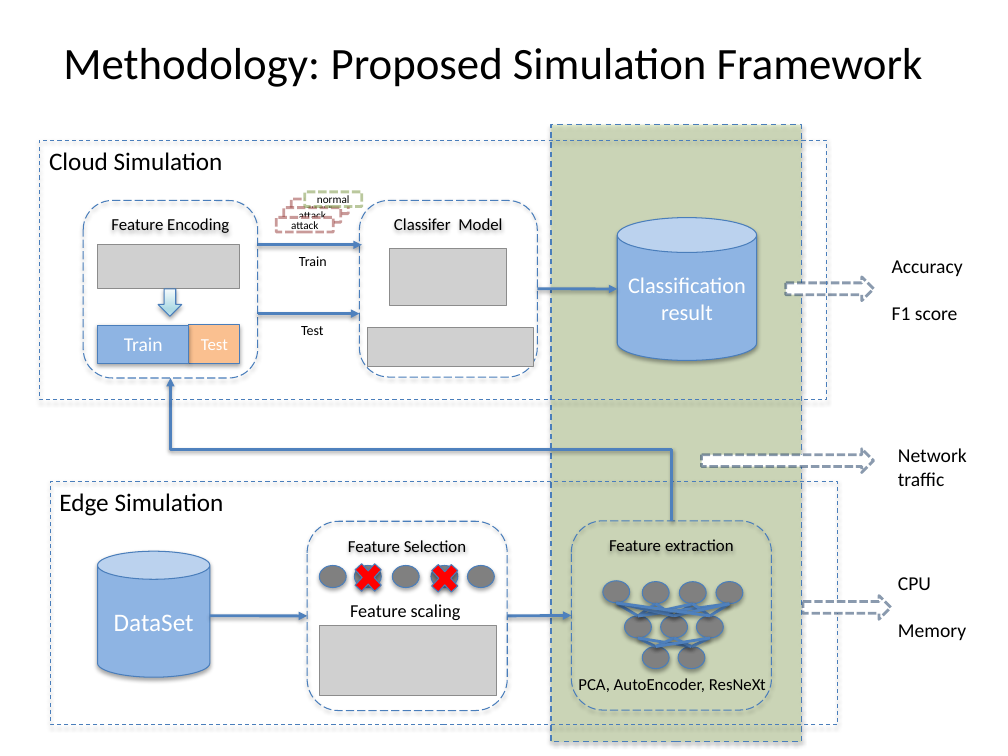
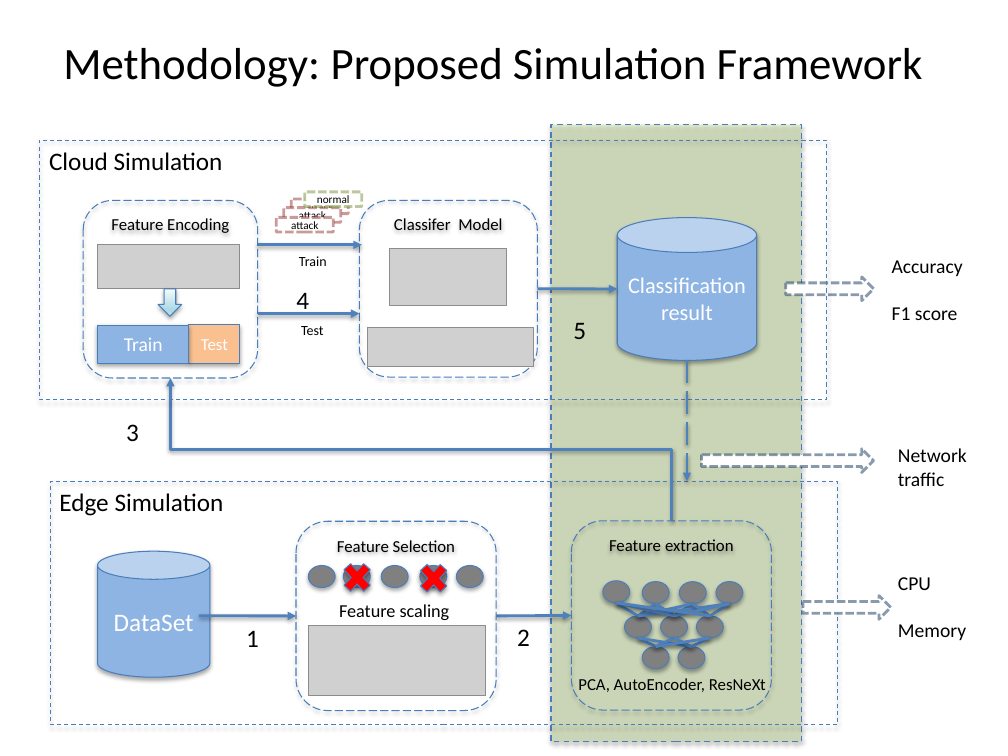
Before and after one commit to YMa10-ACS/Edge-IDS-Framework, a slide deck: slide 6 of Presentation/IoMT_IDS_Presentation.pptx. Drawn at 1008x756 pixels with LibreOffice and Linux fonts; fonts in the diff are those of the drawing; grey boxes stand for pictures. Boxes give left, top, right and bottom in pixels: in the first picture for what was removed or moved away, otherwise in the second. Text is boxed around its words. In the diff, an @@ line names an element or a change of style, - is before the commit and + after.

```diff
--- a/Presentation/IoMT_IDS_Presentation.pptx
+++ b/Presentation/IoMT_IDS_Presentation.pptx
@@ text added at (x1=296, y1=292, x2=309, y2=315), 18 pt, text #000000 @@
+4
@@ text added at (x1=573, y1=323, x2=586, y2=339), 18 pt, text #000000 @@
+5
@@ arrow added from (687, 361) to (687, 481), #4F81BD 2 pt dashed @@
@@ text added at (x1=126, y1=424, x2=139, y2=441), 18 pt, text #000000 @@
+3
@@ 5 ellipses, 2 crosses, 1 picture, 1 rounded rectangle, 1 text, 1 arrow moved together from (x1=210, y1=521, x2=508, y2=711) to (x1=199, y1=521, x2=497, y2=711) @@
@@ arrow moved from (507, 616) - (572, 616) to (496, 616) - (572, 616) @@
@@ text added at (x1=517, y1=629, x2=530, y2=646), 18 pt, text #000000 @@
+2
@@ text added at (x1=246, y1=630, x2=259, y2=647), 18 pt, text #000000 @@
+1
```
Also in this commit, not shown: 1 other slide changed, 1 slide added, 1 slide removed, 11 other files.
